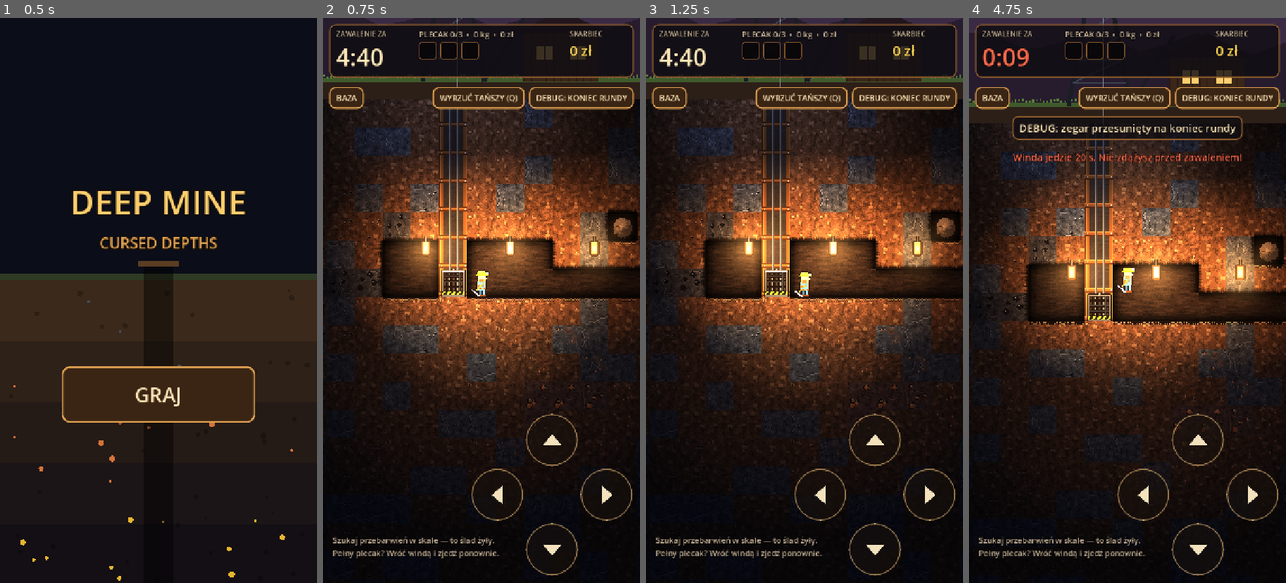
Above: before the commit, frames 1-4 (left to right).
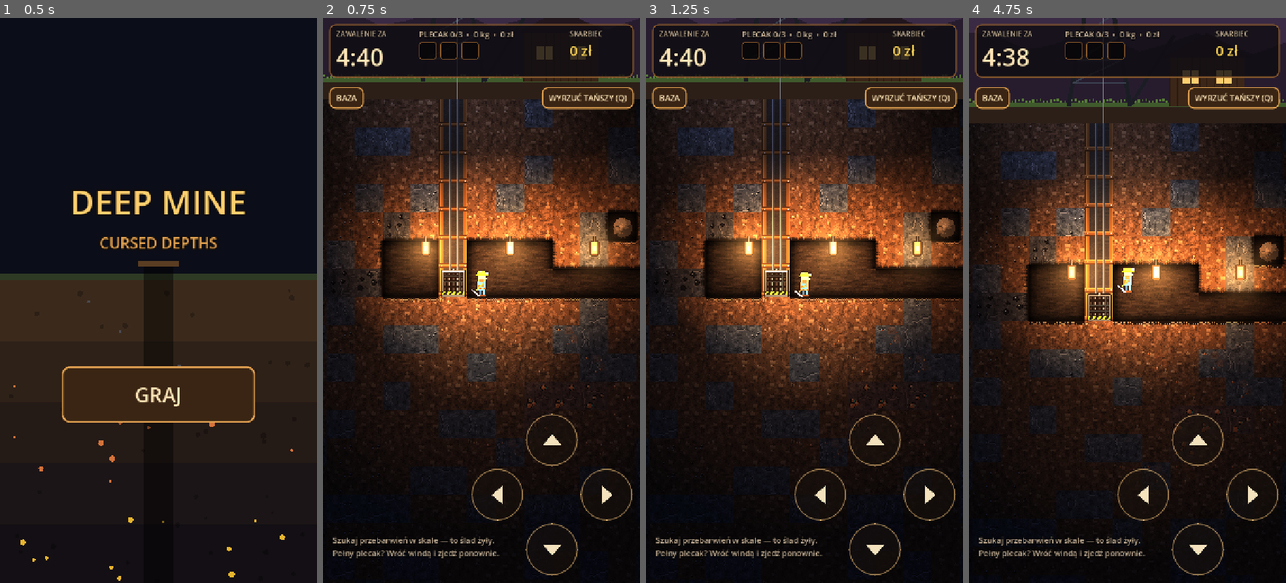
Above: after the commit, the same moments.

Repository: jbabijczuk/baja-deep-mine
Game: Godot game, scene res://scenes/GameEntry.tscn
Same seed, same stepped clock (60 frames per second), same inputs: the game is played once before the commit and once after it.
Inputs (mouse positions are in pixels of both pictures, inside the frame that each line leads up to):
- Up to frame 1 (0.5 s): no input
- Up to frame 2 (0.75 s): click "GRAJ" at 0.5 s
- Up to frame 3 (1.25 s): no input
- Up to frame 4 (4.75 s): click "BAZA" at 1.25 s; click "GRAJ" at 2 s; click "WYRZUĆ TAŃSZY (Q)" at 2.75 s; click (1228, 97) at 3.5 s, where only the run before the commit has a clickable "DEBUG: KONIEC RUNDY"; click (1197, 441) at 4.27 s

Frame 1 is identical in both runs. In frame 2, 0.9% of the frame differs, in the area x 34-96%, y 12-17%; in frame 3, 0.9%; in frame 4, 3.7%, in the area x 4-96%, y 5-26%.

Commit message:
RELEASE-002: przycisk DEBUG: KONIEC RUNDY tylko z argumentem --dev
Co-Authored-By: Claude Opus 5.5 <noreply@anthropic.com>

Diff:
--- a/scripts/mine_prototype/mine_prototype.gd
+++ b/scripts/mine_prototype/mine_prototype.gd
@@ -341,7 +341,8 @@
 	var drop_btn := _make_button("WYRZUĆ TAŃSZY (Q)", Callable(self, "drop_cheapest"), 18)
 	tools.add_child(drop_btn)
 	mine_controls.append(drop_btn)
-	tools.add_child(_make_button("DEBUG: KONIEC RUNDY", Callable(self, "_debug_skip"), 18))
+	if dev_mode():
+		tools.add_child(_make_button("DEBUG: KONIEC RUNDY", Callable(self, "_debug_skip"), 18))
 	toast_panel = PanelContainer.new()
 	toast_panel.add_theme_stylebox_override("panel", _panel_style(0.75))
 	toast_panel.set_anchors_and_offsets_preset(Control.PRESET_CENTER_TOP)
@@ -536,6 +537,9 @@
 		toggle_diagnostics()
 	elif input_enabled and event.physical_keycode == KEY_Q:
 		drop_cheapest()
+
+func dev_mode() -> bool:
+	return OS.get_cmdline_user_args().has("--dev")
 
 func diagnostics_allowed() -> bool:
 	return OS.is_debug_build() or not OS.has_feature("android")
--- a/tests/test_mine_prototype.gd
+++ b/tests/test_mine_prototype.gd
@@ -7,7 +7,7 @@
 const EntryScene = preload("res://scenes/GameEntry.tscn")
 const RoundSim = preload("res://tests/round_sim.gd")
 const TEST_DIR = "user://dm_proto_tests/"
-const EXPECTED_ASSERTIONS = 221
+const EXPECTED_ASSERTIONS = 223
 const TESTS = [
 	"_test_map_from_seed",
 	"_test_generator_veins_many_seeds",
@@ -48,6 +48,7 @@
 	"_test_mass_change_keeps_current_move",
 	"_test_diagnostics_overlay",
 	"_test_start_screen",
+	"_test_hud_hides_dev_tools",
 ]
 
 var failures: int = 0
@@ -1148,6 +1149,18 @@
 	await process_frame
 	return true
 
+func _test_hud_hides_dev_tools() -> bool:
+	var scene: Node2D = PrototypeScene.instantiate()
+	scene.save_path = TEST_DIR + "hud_dev.json"
+	root.add_child(scene)
+	await process_frame
+	var texts := _ui_texts(scene).to_upper()
+	_check(not scene.dev_mode(), "dev mode off by default")
+	_check(not texts.contains("DEBUG") and not texts.contains("PROTOTYP") and not texts.contains("BUILD"), "hud and surface hide dev texts")
+	scene.queue_free()
+	await process_frame
+	return true
+
 func _ui_texts(node: Node) -> String:
 	var out := ""
 	if node is Label or node is Button:
